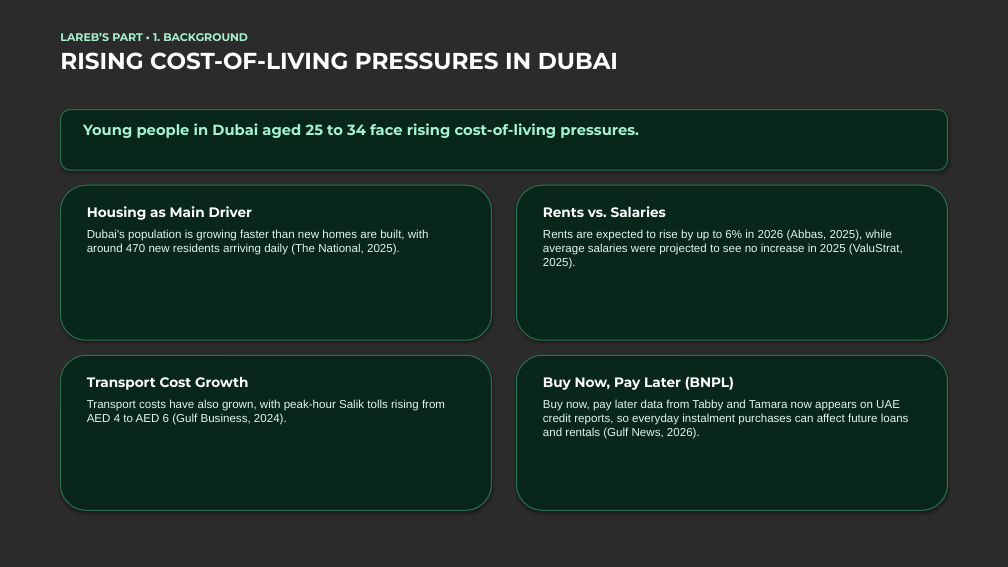
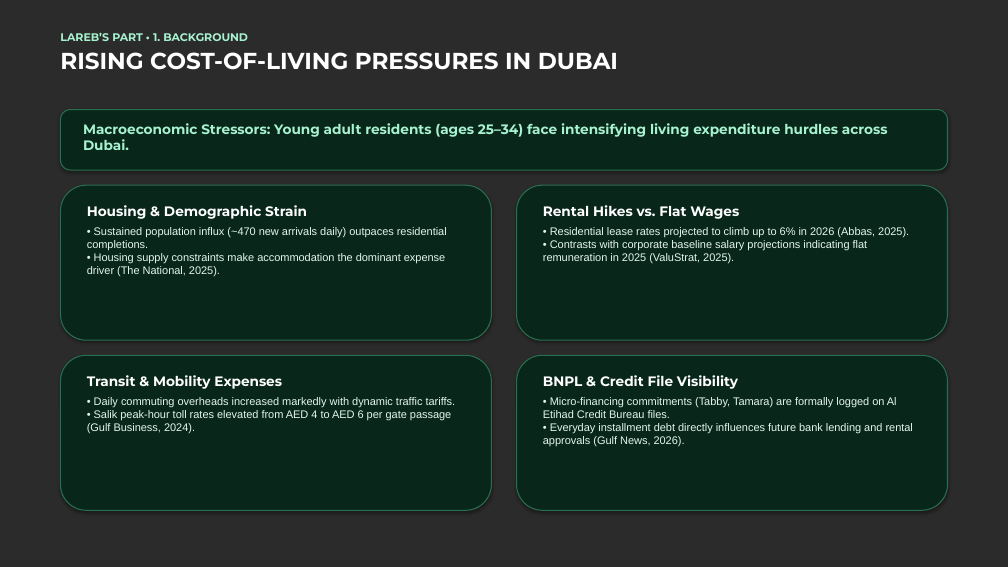
Before and after one commit to balaji4948/dubai-life-smarter-finances-com345, a slide deck: slide 2 of Dubai_Life_Smarter_Finances_COM345.pptx. Drawn at 1008x567 pixels with LibreOffice and Linux fonts; fonts in the diff are those of the drawing; background and template pictures are left out; a plain dark background stands for a picture behind light text. Boxes give left, top, right and bottom in pixels: in the first picture for what was removed or moved away, otherwise in the second. Text is boxed around its words. In the diff, an @@ line names an element or a change of style, - is before the commit and + after.

```diff
--- a/Dubai_Life_Smarter_Finances_COM345.pptx
+++ b/Dubai_Life_Smarter_Finances_COM345.pptx
@@ text at (x1=83, y1=123, x2=888, y2=150): text changed; size 14 to 13 pt @@
-Young people in Dubai aged 25 to 34 face rising cost-of-living pressures.
+Macroeconomic Stressors: Young adult residents (ages 25–34) face intensifying living expenditure hurdles across Dubai.
@@ text at (x1=87, y1=205, x2=447, y2=276): text changed; size 11 to 10.5 pt @@
-Housing as Main Driver
-Dubai's population is growing faster than new homes are built, with around 470 new residents arriving daily (The National, 2025).
+Housing & Demographic Strain
+• Sustained population influx (~470 new arrivals daily) outpaces residential completions.
+• Housing supply constraints make accommodation the dominant expense driver (The National, 2025).
@@ text at (x1=543, y1=205, x2=909, y2=264): text changed; size 11 to 10.5 pt @@
-Rents vs. Salaries
-Rents are expected to rise by up to 6% in 2026 (Abbas, 2025), while average salaries were projected to see no increase in 2025 (ValuStrat, 2025).
+Rental Hikes vs. Flat Wages
+• Residential lease rates projected to climb up to 6% in 2026 (Abbas, 2025).
+• Contrasts with corporate baseline salary projections indicating flat remuneration in 2025 (ValuStrat, 2025).
@@ text at (x1=87, y1=375, x2=456, y2=433): text changed; size 11 to 10.5 pt @@
-Transport Cost Growth
-Transport costs have also grown, with peak-hour Salik tolls rising from AED 4 to AED 6 (Gulf Business, 2024).
+Transit & Mobility Expenses
+• Daily commuting overheads increased markedly with dynamic traffic tariffs.
+• Salik peak-hour toll rates elevated from AED 4 to AED 6 per gate passage (Gulf Business, 2024).
@@ text at (x1=543, y1=375, x2=913, y2=447): text changed; size 11 to 10.5 pt @@
-Buy Now, Pay Later (BNPL)
-Buy now, pay later data from Tabby and Tamara now appears on UAE credit reports, so everyday instalment purchases can affect future loans and rentals (Gulf News, 2026).
+BNPL & Credit File Visibility
+• Micro-financing commitments (Tabby, Tamara) are formally logged on Al Etihad Credit Bureau files.
+• Everyday installment debt directly influences future bank lending and rental approvals (Gulf News, 2026).
```
Also in this commit, not shown: 10 other slides changed, 2 slides added, 1 slide removed, 4 other files.
